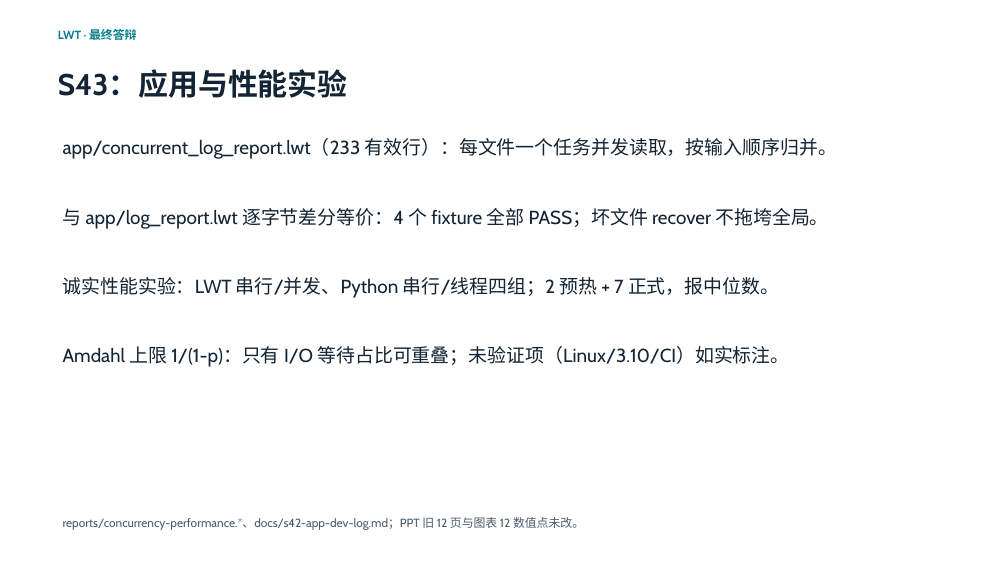
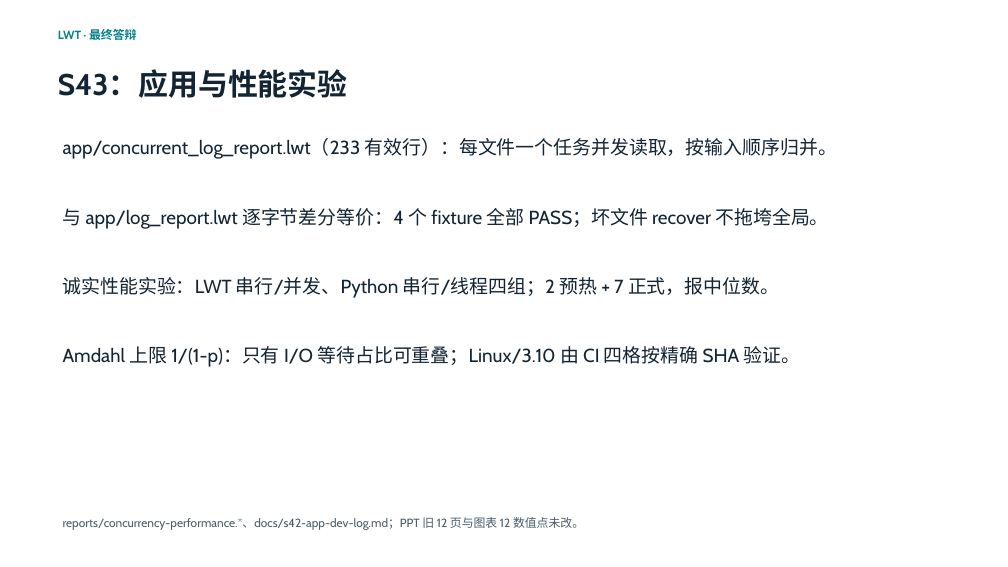
Before and after one commit to 05T1925/Interpreted-general-purpose-scripting-language-LWT, a slide deck: slide 15 of slides/LWT介绍.pptx. Drawn at 1008x567 pixels with LibreOffice and Linux fonts; fonts in the diff are those of the drawing. Boxes give left, top, right and bottom in pixels: in the first picture for what was removed or moved away, otherwise in the second. Text is boxed around its words. In the diff, an @@ line names an element or a change of style, - is before the commit and + after.

```diff
--- a/slides/LWT介绍.pptx
+++ b/slides/LWT介绍.pptx
@@ text at bbox=[63, 346, 801, 367]: text changed @@
-Amdahl 上限 1/(1-p)：只有 I/O 等待占比可重叠；未验证项（Linux/3.10/CI）如实标注。
+Amdahl 上限 1/(1-p)：只有 I/O 等待占比可重叠；Linux/3.10 由 CI 四格按精确 SHA 验证。
```
Also in this commit, not shown: 6 other slides changed, 12 other files.
